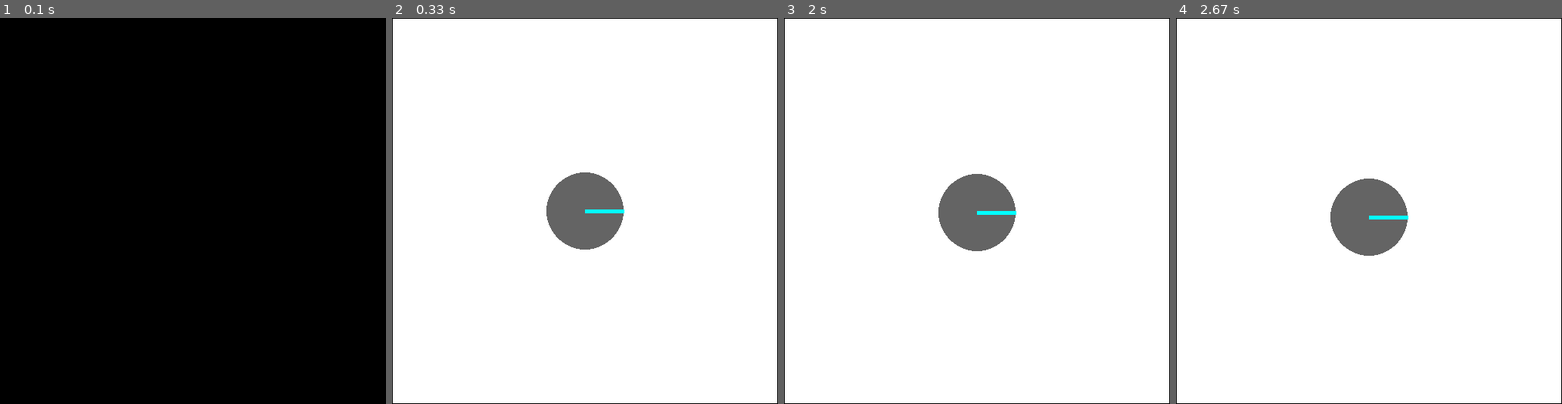
Above: before the commit, frames 1-4 (left to right).
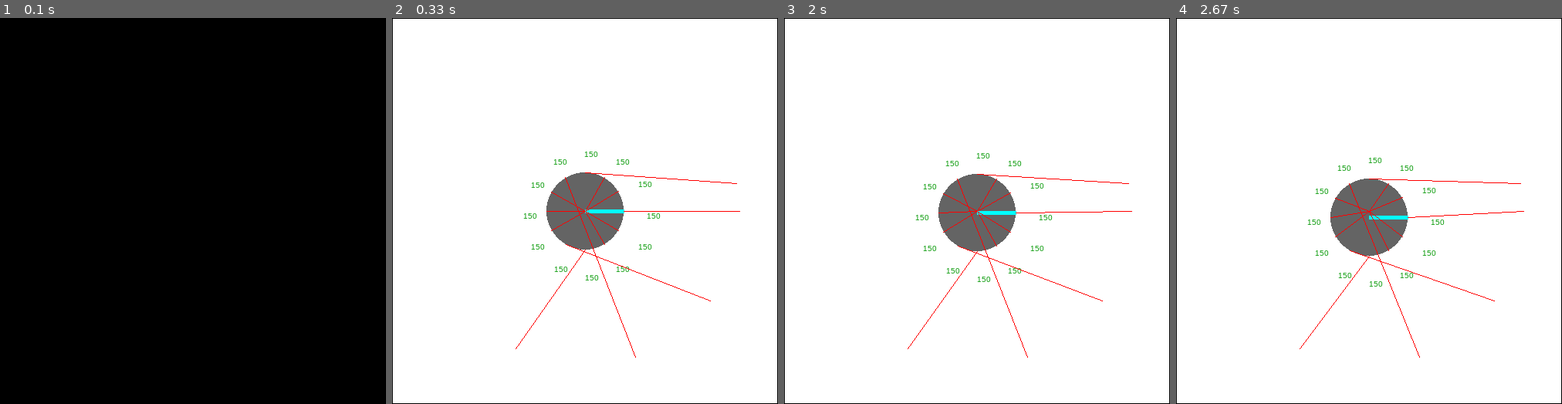
Above: after the commit, the same moments.

Repository: eduardosanchezg/robotsimARS
Game: pygame game, started from main_pygame.py
Same seed, same stepped clock (60 frames per second), same inputs: the game is played once before the commit and once after it.
Inputs:
- Up to frame 1 (0.1 s): no input
- Up to frame 2 (0.33 s): no input
- Up to frame 3 (2 s): tap T at 1.83 s
- Up to frame 4 (2.67 s): tap X at 2.23 s

Frame 1 is identical in both runs. In frame 2, 0.8% of the frame differs, in the area x 32-91%, y 34-88%; in frame 3, 0.8%, in the area x 32-91%, y 35-88%; in frame 4, 0.8%.

Commit message:
beams and sensors

Diff:
--- a/main_pygame.py
+++ b/main_pygame.py
@@ -52,4 +52,21 @@
     x = robot.pos[0] + math.cos(math.radians(robot.pos[2])) * robot.radius
     y = robot.pos[1] + math.sin(math.radians(robot.pos[2])) * robot.radius
     pygame.draw.line(screen,(0,255,255),(robot.pos[0],robot.pos[1]),(x,y),5)
+
+    sprite = pygame.sprite.Sprite()
+
+
+    font = pygame.font.SysFont('Sans', 10)
+    sensor_labels = []
+    for i in range(0,12):
+        sensor_labels.append(font.render(str(int(robot.sensors[i][0])), True, (0, 150, 0)))
+        x = robot.pos[0] + math.cos(math.radians(robot.pos[2]+30*i)) * (robot.radius + 30)
+        y = robot.pos[1] + math.sin(math.radians(robot.pos[2]+30*i)) * (robot.radius + 30)
+        screen.blit(sensor_labels[i], (x, y))
+
+        x_ = robot.pos[0] + math.cos(math.radians(robot.pos[2] + 30 * i)) * (robot.radius)
+        y_ = robot.pos[1] + math.sin(math.radians(robot.pos[2] + 30 * i)) * (robot.radius)
+        pygame.draw.line(screen, (255, 0, 0), (x_, y_), (robot.sensors[i][1],robot.sensors[i][2]), 1)
+
+
     pygame.display.update()
